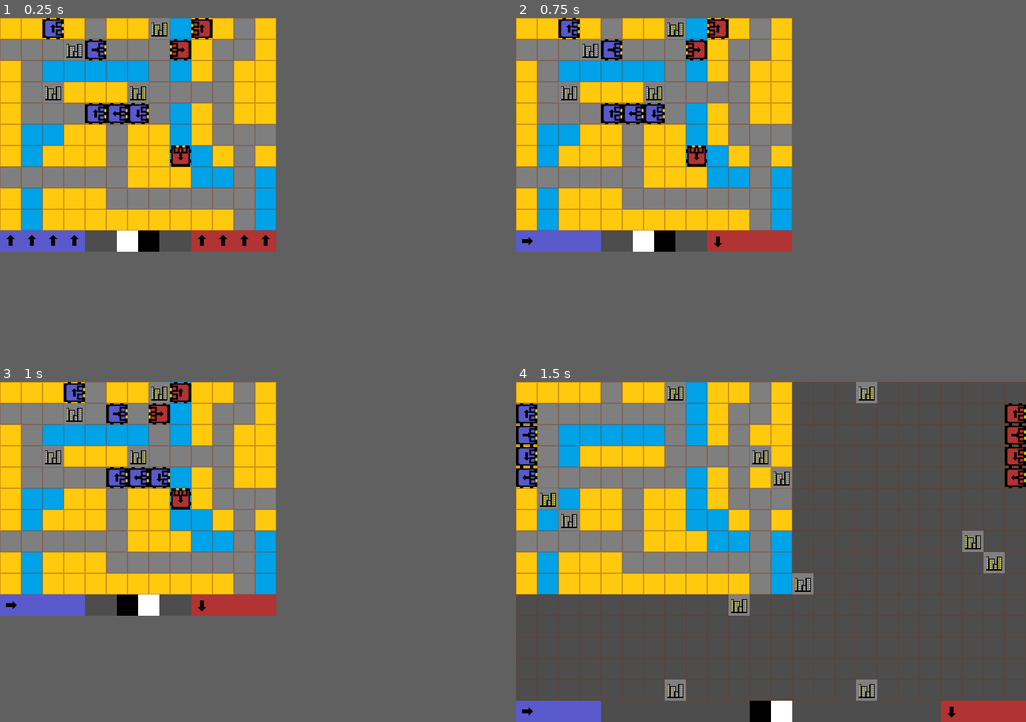
Above: before the commit, frames 1-4 (two rows, left to right).
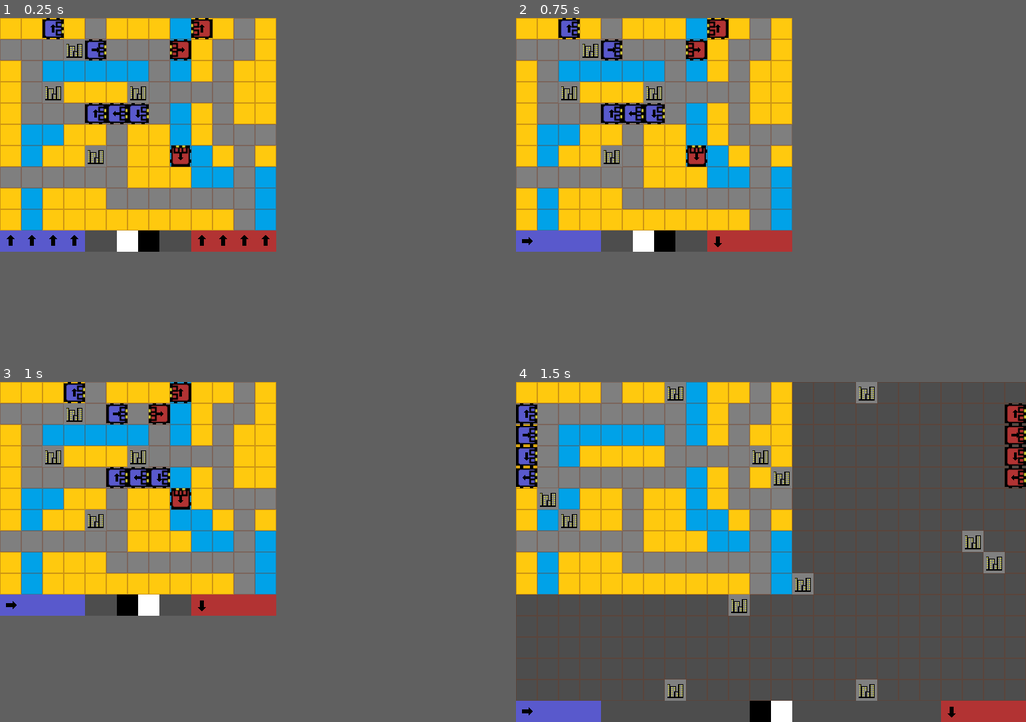
Above: after the commit, the same moments.

Repository: jelcofdice/MarchingBeat
Game: Godot game, scene res://Map.tscn
Two runs of this game, one before a commit and one after it. Both use one fixed random seed, a clock stepped at 60 frames per second and the inputs below.
Inputs:
- Up to frame 1 (0.25 s): no input
- Up to frame 2 (0.75 s): tap Enter at 0.5 s; hold D (player1_right) from 0.53 s (still down); tap Down (player2_down) at 0.6 s
- Up to frame 3 (1 s): keep holding D (player1_right)
- Up to frame 4 (1.5 s): tap Space (spacebar) at 1.25 s; release D (player1_right) at 1.28 s; hold S (player1_down) from 1.28 s (still down); tap Left (player2_left) at 1.35 s

The runs differ from the first frame. In frame 1, 0.5% of the frame differs, in the area x 16-34%, y 0-44%; in frame 2, 0.5%; in frame 3, 0.5%; in frame 4, nothing differs.

Commit message:
feat: Units now stop when landing on a city

Diff:
--- a/City.gd
+++ b/City.gd
@@ -20,3 +20,4 @@
 func _on_unit_moved(unit: Unit):
 	if unit.pos == pos:
 		team = unit.team
+		unit.bearing = Vector2i.ZERO
--- a/Grid.gd
+++ b/Grid.gd
@@ -128,7 +128,8 @@
 
 func dispatch_moves():
 	for unit in pending:
-		unit.execute_move()
+		unit.pos = unit.next_pos()
+		SignalBus.unit_moved.emit(unit)
 	for unit in blocked:
 		if unit.bearing != Vector2i.ZERO:
 			unit.bearing = Vector2i.ZERO
--- a/Unit.gd
+++ b/Unit.gd
@@ -45,10 +45,6 @@
 func next_pos() -> Vector2i:
 	return pos + bearing
 
-func execute_move() -> void:
-	pos = next_pos()
-	SignalBus.unit_moved.emit(self)
-
 func redraw_arrow():
 	# The arrow rotation must be unaffected by unit rotation
 	$Arrow.rotation = (number) * (PI / 2) - rotation
--- a/maps/levels/demo.json
+++ b/maps/levels/demo.json
@@ -72,8 +72,8 @@
     ],
     "nodes": [
         [
-            7,
-            0
+            4,
+            6
         ],
         [
             6,
Not shown, changed: TODO.md
